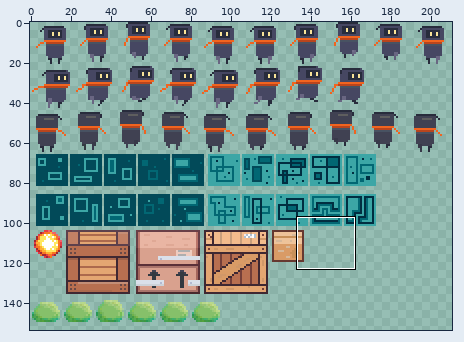
Two versions of one sprite sheet, assets/images/tiles.png. The picture above shows the old version from afar; the outline marks the close-up.
Close-up. Old version:
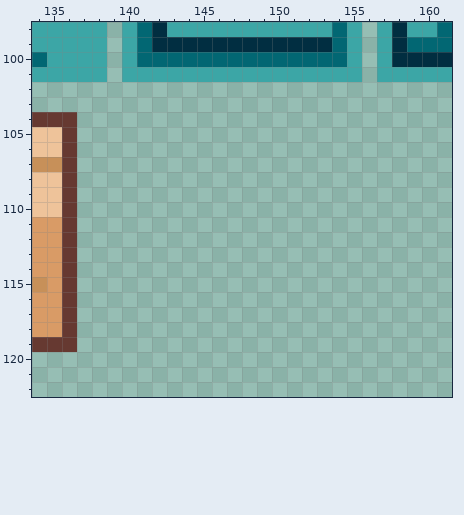
The file is 320x180 pixels. Colours within 5 levels of each other are drawn and written as one. Shown: x 134..161, y 98..122. The wide view leaves out empty margins.
The result:
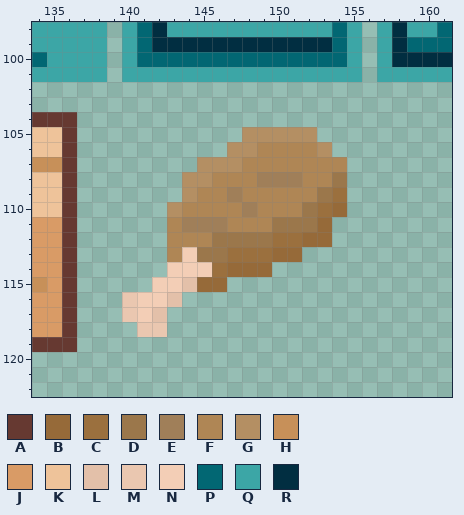
Palette (. is transparent): A #663931  B #966a39  C #9b703e  D #9b774b  E #a07f59  F #af8655  G #b48f63  H #c79059  J #d99b66  K #eec39a  L #e3c0a9  M #eac7b0  N #f3ceb6  P #026773  Q #3ca6a6  R #012e41
What changed:
y 105: x 148..152 ..... -> GGGGG
y 106: x 147..153 ....... -> GGFFFFG
y 107: x 145..154 .......... -> GGGFFFFFFF
y 108: x 144..154 ........... -> GGFFFEEEFFD
y 109: x 144..154 ........... -> GFFEFFFFFDC
y 110: x 143..154 ............ -> GFFFFEFFFDCB
y 111: x 143..153 ........... -> FEEEFFFDDDB
y 112: x 143..153 ........... -> FFFDDDDCCBB
y 113: x 143..151 ......... -> FNDDCCCBB
y 114: x 143..149 ....... -> NNNCBBB
y 115: x 142..146 ..... -> NNLBB
y 116: x 140..143 .... -> MNNL
y 117: x 140..142 ... -> MNL
y 118: x 141..142 .. -> MM
Where, in picture pixels (left, top, right, bottom), the same in both close-ups:
added: (122, 127, 347, 337)
